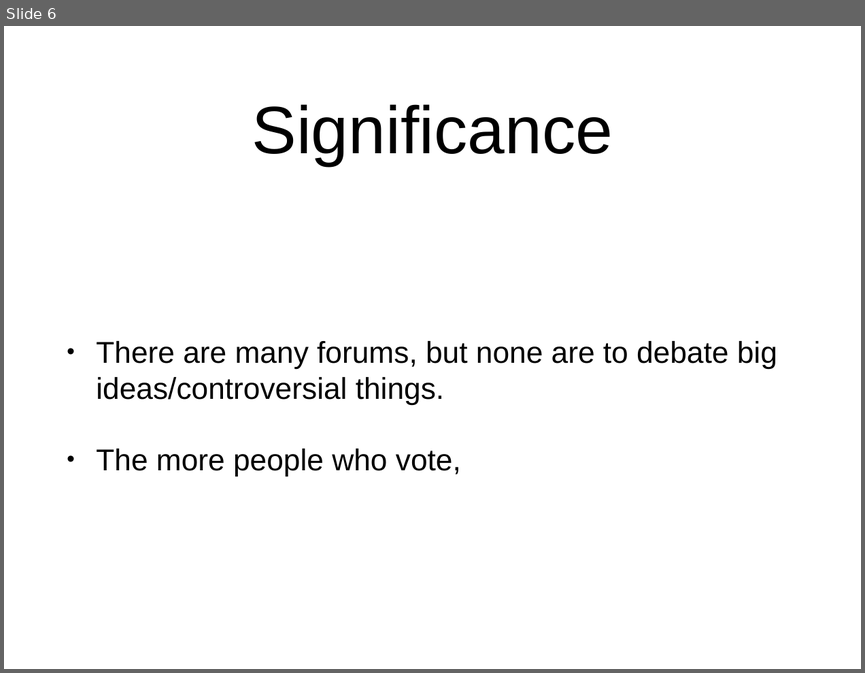
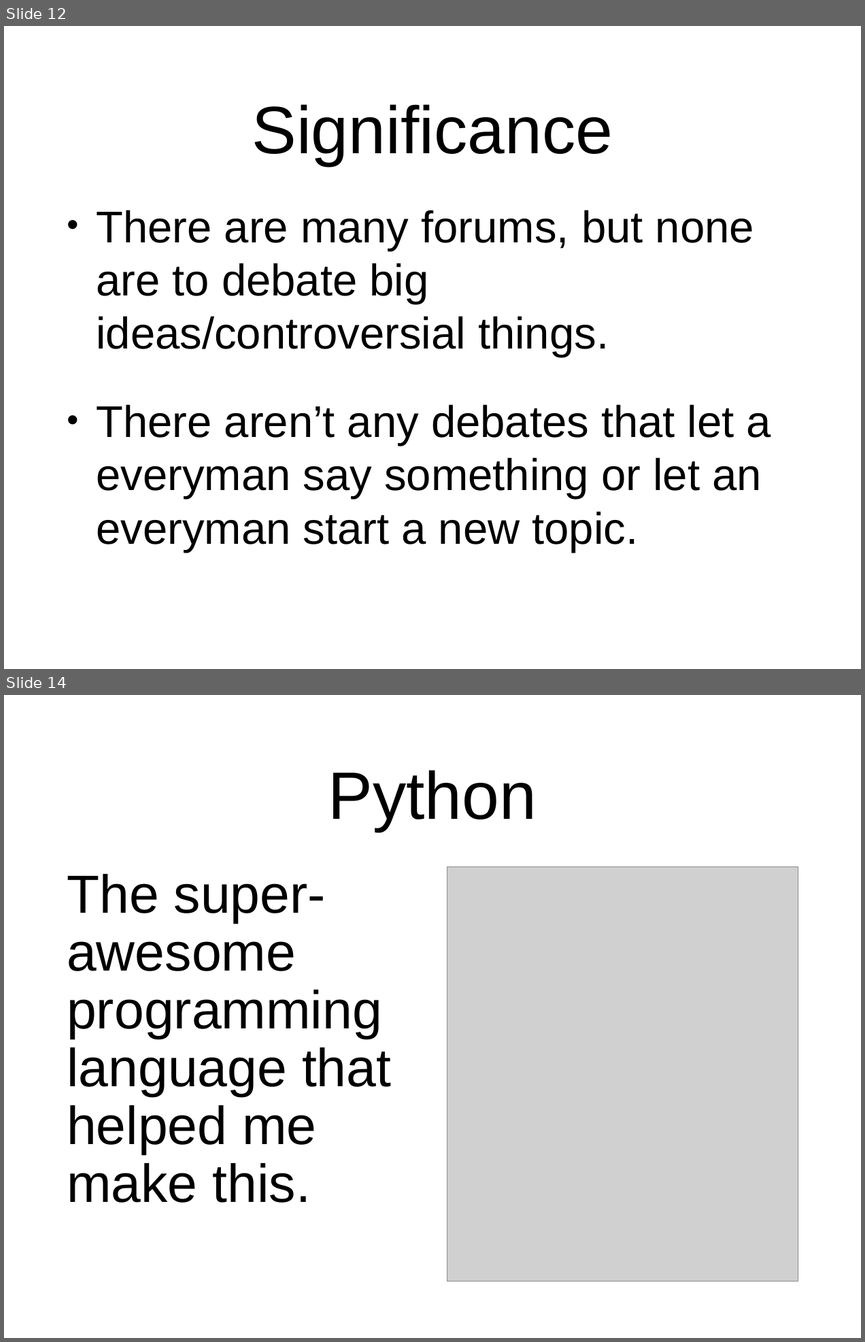
Before and after one commit to CrazyPython/DebateForum, a slide deck: Presentation.ppt. Shown one above the other, each under a label of ours: slide 6 before the commit, slides 12 and 14 after it; the slides between them are not shown. The pictures are 865x673 and 865x1342 pixels, drawn with LibreOffice and Linux fonts; fonts in the diff are those of the drawing; grey boxes stand for pictures. Boxes give left, top, right and bottom in pixels: in the first picture for what was removed or moved away, otherwise in the second. Text is boxed around its words. In the diff, an @@ line names an element or a change of style, - is before the commit and + after.

```diff
--- a/Presentation.ppt
+++ b/Presentation.ppt
@@ slide 14 added at bbox=[4, 695, 861, 1338], background #FFFFFF @@
@@ title added at bbox=[328, 770, 536, 831], 80 pt, text #000000 @@
+Python
@@ text added at bbox=[67, 874, 391, 1202], 64 pt, text #000000 @@
+The super-awesome programming language that helped me make this.
@@ picture added at bbox=[447, 867, 798, 1280] @@
@@ what was slide 6 is now slide 12 @@
@@ slide 12 changed as well @@
@@ text "There are many forums, but ..." at bbox=[96, 210, 771, 552]: vertical alignment middle to top @@
@@ text at bbox=[96, 210, 754, 357]: size 36 to 53 pt in "There are many forums, but none are ..." @@
@@ text at bbox=[96, 404, 771, 552]: text changed; size 36 to 53 pt @@
-• The more people who vote,
+• There aren’t any debates that let a everyman say something or let an everyman start a new topic.
```
Also in this commit, not shown: 2 other slides changed, 11 other slides added, 3 slides removed, 1 other file.
